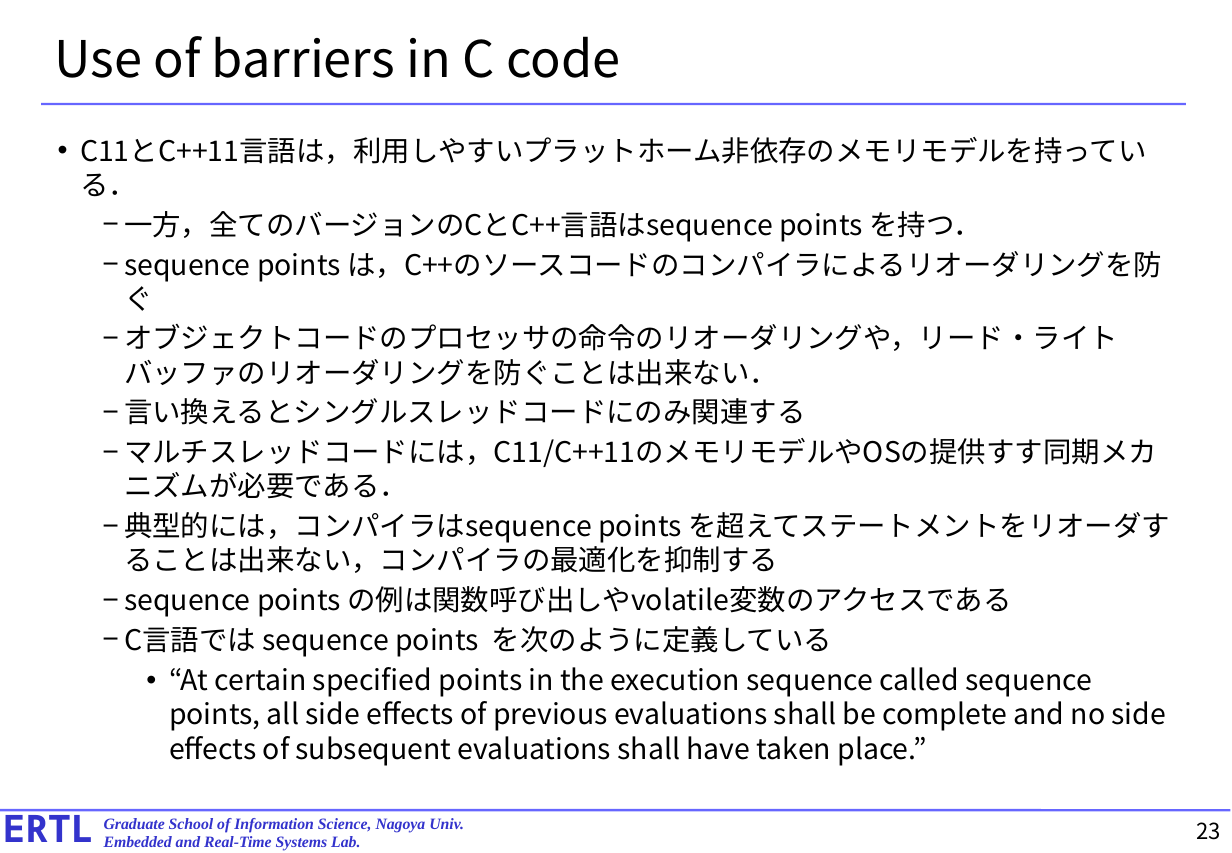
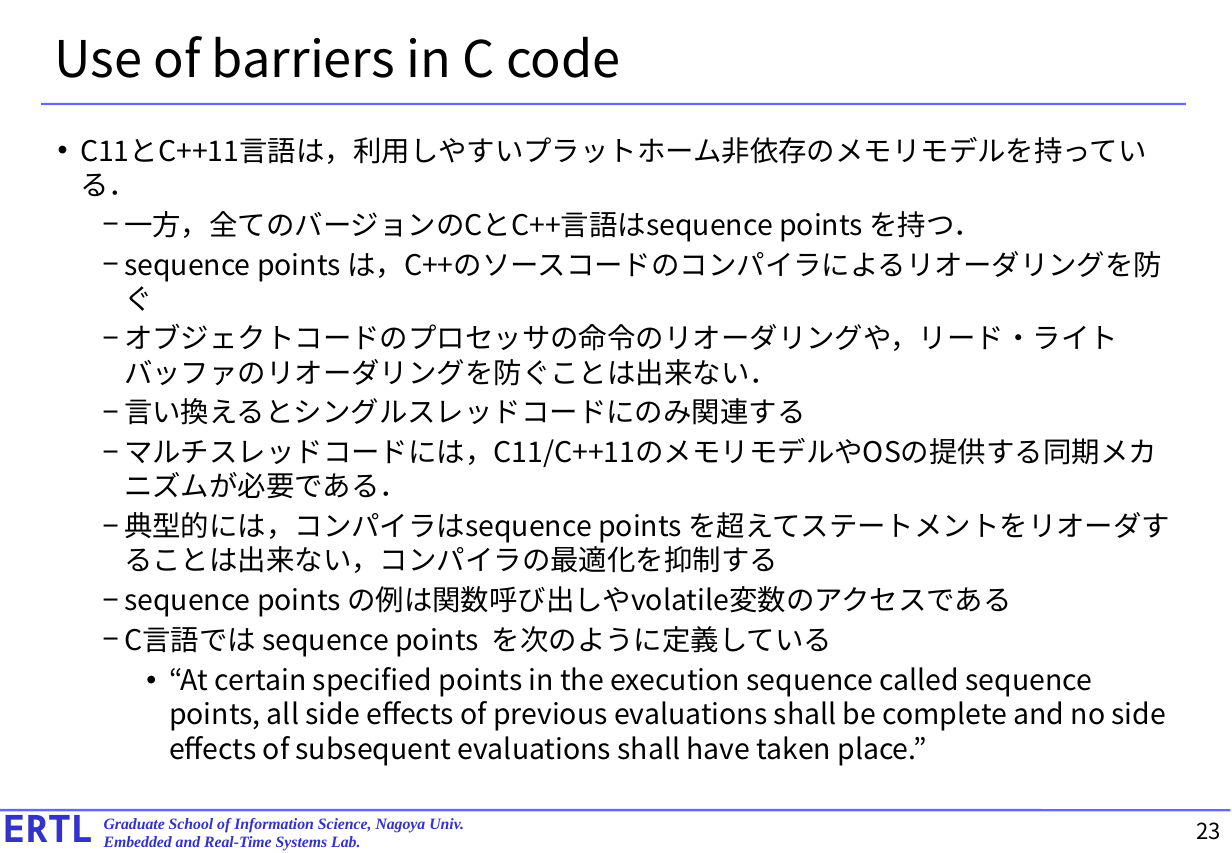
Before and after one commit to exshonda/arm64_basic, a slide deck: slide 23 of text/11.chapter13.pptx. Drawn at 1232x853 pixels with LibreOffice and Linux fonts; fonts in the diff are those of the drawing. Boxes give left, top, right and bottom in pixels: in the first picture for what was removed or moved away, otherwise in the second. Text is boxed around its words. In the diff, an @@ line names an element or a change of style, - is before the commit and + after.

```diff
--- a/text/11.chapter13.pptx
+++ b/text/11.chapter13.pptx
@@ text at <box>124,438,1157,467</box>: text changed @@
-  − マルチスレッドコードには，C11/C++11のメモリモデルやOSの提供すす同期メカニズムが必要である．
+  − マルチスレッドコードには，C11/C++11のメモリモデルやOSの提供する同期メカニズムが必要である．
```
Also in this commit, not shown: 5 other slides changed, 1 other file.
